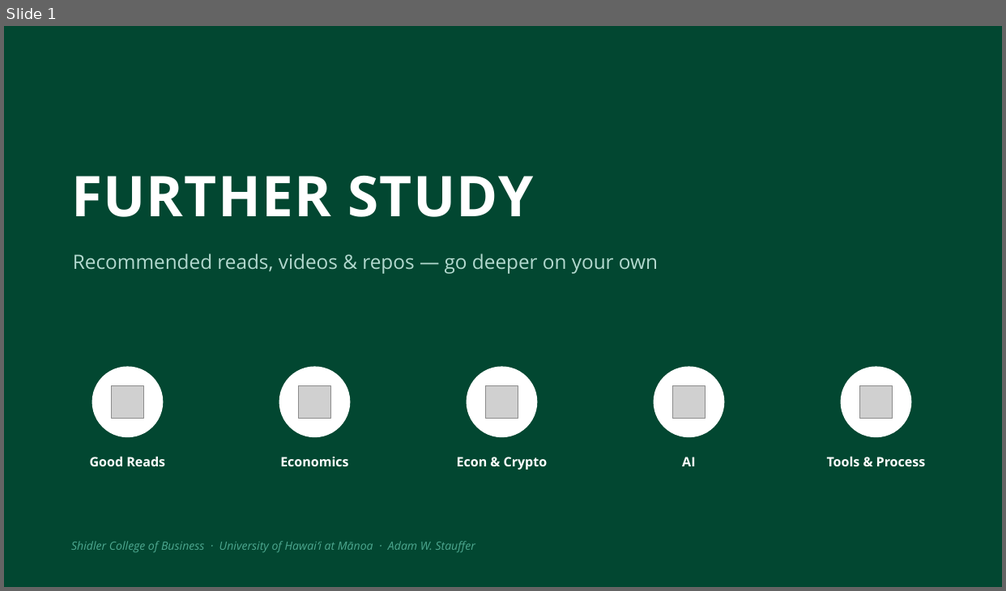
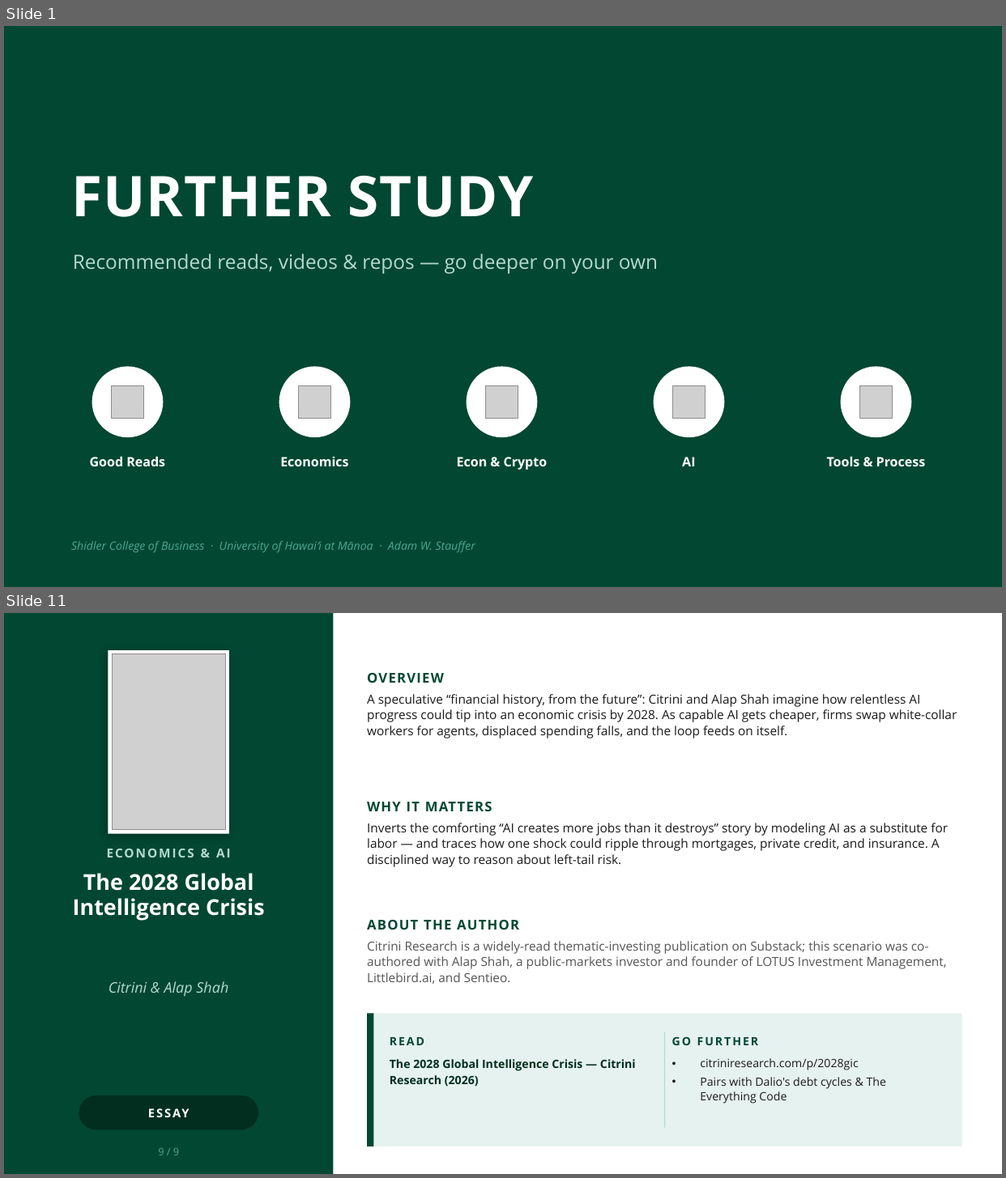
Before and after one commit to adamwstauffer/shidler, a slide deck: docs/presentations/Further_Study_Resources.pptx. Shown one above the other, each under a label of ours: slide 1 before the commit, slides 1 and 11 after it; the slides between them are not shown. The pictures are 1006x591 and 1006x1178 pixels, drawn with LibreOffice and Linux fonts; fonts in the diff are those of the drawing; grey boxes stand for pictures. Boxes give left, top, right and bottom in pixels: in the first picture for what was removed or moved away, otherwise in the second. Text is boxed around its words. In the diff, an @@ line names an element or a change of style, - is before the commit and + after.

Commit message:
Add Citrini image asset, extend grading sweep to Stages 4-5
- Further_Study_Resources.pptx: add Citrini research image
- sweep_stage.py: support --stage 4 and 5 in the post-deadline sweep
- settings.local.json: allow WebFetch from citriniresearch.com

```diff
--- a/docs/presentations/Further_Study_Resources.pptx
+++ b/docs/presentations/Further_Study_Resources.pptx
@@ slide 11 added at [4,613,1002,1174], background #FFFFFF @@
@@ rectangle added at [4,613,334,1174], fill #024731 @@
@@ rectangle added at [108,650,229,834], fill #FFFFFF @@
@@ picture added at [112,654,226,830] @@
@@ text added at [367,673,444,683], 13 pt, text #024731, bold @@
+OVERVIEW
@@ text added at [367,694,957,739], 12 pt, text #1A1A1A @@
+A speculative “financial history, from the future”: Citrini and Alap Shah imagine how relentless AI progress could tip into an economic crisis by 2028. As capable AI gets cheaper, firms swap white-collar workers for agents, displaced spending falls, and the loop feeds on itself.
@@ text added at [367,802,492,811], 13 pt, text #024731, bold @@
+WHY IT MATTERS
@@ text added at [367,823,948,867], 12 pt, text #1A1A1A @@
+Inverts the comforting “AI creates more jobs than it destroys” story by modeling AI as a substitute for labor — and traces how one shock could ripple through mortgages, private credit, and insurance. A disciplined way to reason about left-tail risk.
@@ text added at [107,849,231,858], 12 pt, text #B3D9CF, bold @@
+ECONOMICS & AI
@@ text added at [73,873,265,921], 21 pt, text #FFFFFF, bold @@
+The 2028 Global Intelligence Crisis
@@ text added at [367,920,519,930], 13 pt, text #024731, bold @@
+ABOUT THE AUTHOR
@@ text added at [367,941,947,984], 12 pt, text #555555 @@
+Citrini Research is a widely-read thematic-investing publication on Substack; this scenario was co-authored with Alap Shah, a public-markets investor and founder of LOTUS Investment Management, Littlebird.ai, and Sentieo.
@@ text added at [108,982,228,997], 14 pt, text #B3D9CF, italic @@
+Citrini & Alap Shah
@@ rectangle added at [367,1013,962,1147], fill #E6F2EF @@
@@ rectangle added at [367,1013,374,1147], fill #024731 @@
@@ text added at [390,1037,424,1046], 11 pt, text #024731, bold @@
+READ
@@ line added from (664, 1033) to (664, 1128), #B3D9CF 1 pt @@
@@ text added at [672,1037,759,1046], 11 pt, text #024731, bold @@
+GO FURTHER
@@ text added at [390,1059,636,1087], 11 pt, text #012E1F, bold @@
+The 2028 Global Intelligence Crisis — Citrini Research (2026)
@@ text added at [700,1059,886,1104], 11 pt, text #1A1A1A @@
+• citriniresearch.com/p/2028gic
+• Pairs with Dalio's debt cycles & The Everything Code
@@ rounded rectangle added at [79,1096,258,1131], fill #012E1F @@
@@ text added at [79,1096,258,1131], 11.5 pt, text #FFFFFF, bold @@
+ESSAY
@@ text added at [158,1148,179,1156], 10 pt, text #4DA78F @@
+9 / 9
```
Also in this commit, not shown: 9 slides changed, 1 other file.
